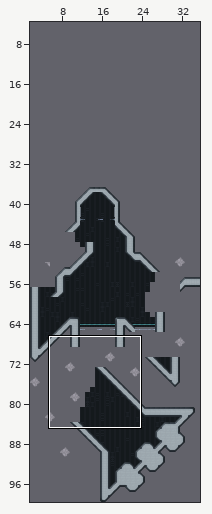
Two states of a Tiled map (JSON), core/assets/levels/level_2/level_3.tmj. The picture above shows the old version from afar; the outline marks the close-up.
Close-up. Old version:
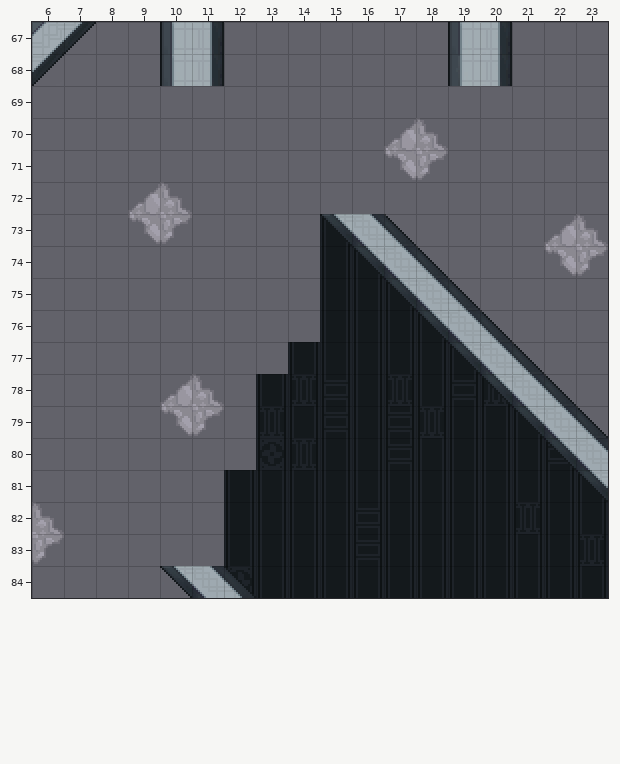
Cells are 16x16 px. Shown: x 6..23, y 67..84. The commit also changed other parts of the map, which this record leaves out. The old version is drawn lined up with the new one.
The result:
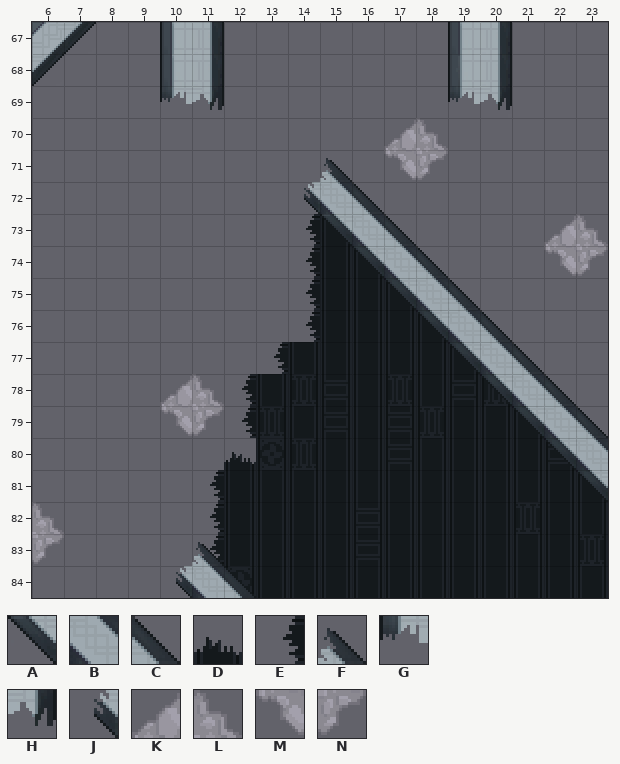
Key: from "space-tiles": A 101, B 108, C 109, D 135 "Background", E 150 "Background", F 190, G 201, H 203, J 205; from "tileset": K 66 "GameObject", L 67 "GameObject", M 82 "GameObject", N 83 "GameObject".
_ is an empty cell, . an unchanged one.
See-through tiles are keyed as they look on the map.
The edit:
map size 36x76 -> 36x100 cells (old content now starts at 0,24; both pictures use the new coordinates)
--- layer "ForegroundBack"
@@ x 11..16 @@
-71 ...._.
-72 ...___
-73 ..._..
-74 ..._..
-75 ..._..
-76 ..._..
-77 .._...
-78 ._....
-79 ._....
-80 ._....
-81 _.....
-82 _.....
-83 _.....
+71 ....F.
+72 ...JBC
+73 ...E..
+74 ...E..
+75 ...E..
+76 ...E..
+77 ..E...
+78 .E....
+79 .E....
+80 .D....
+81 E.....
+82 E.....
+83 E.....
--- layer "Foreground"
@@ x 10..20 @@
-69 __.......__
+69 GH.......GH
@@ x 9..10 @@
-72 KL
-73 MN
+72 __
+73 __
@@ x 10..11 @@
-83 ._
-84 A.
+83 .F
+84 J.
Pixel boxes of the changes (left, top, right, bottom) in both close-ups:
added: (160, 86, 224, 110)
added: (448, 86, 512, 110)
changed: (128, 158, 384, 598)
